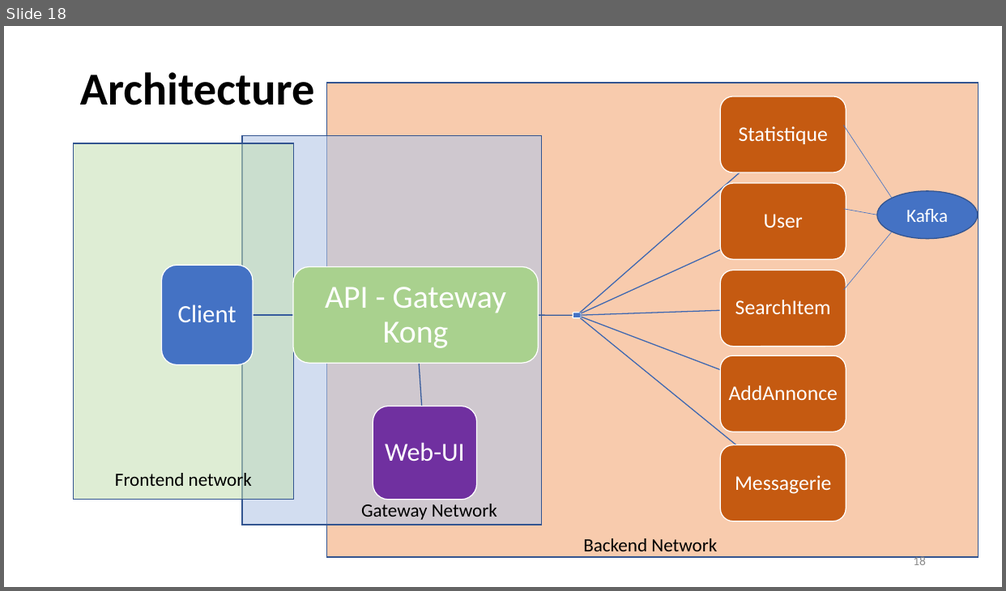
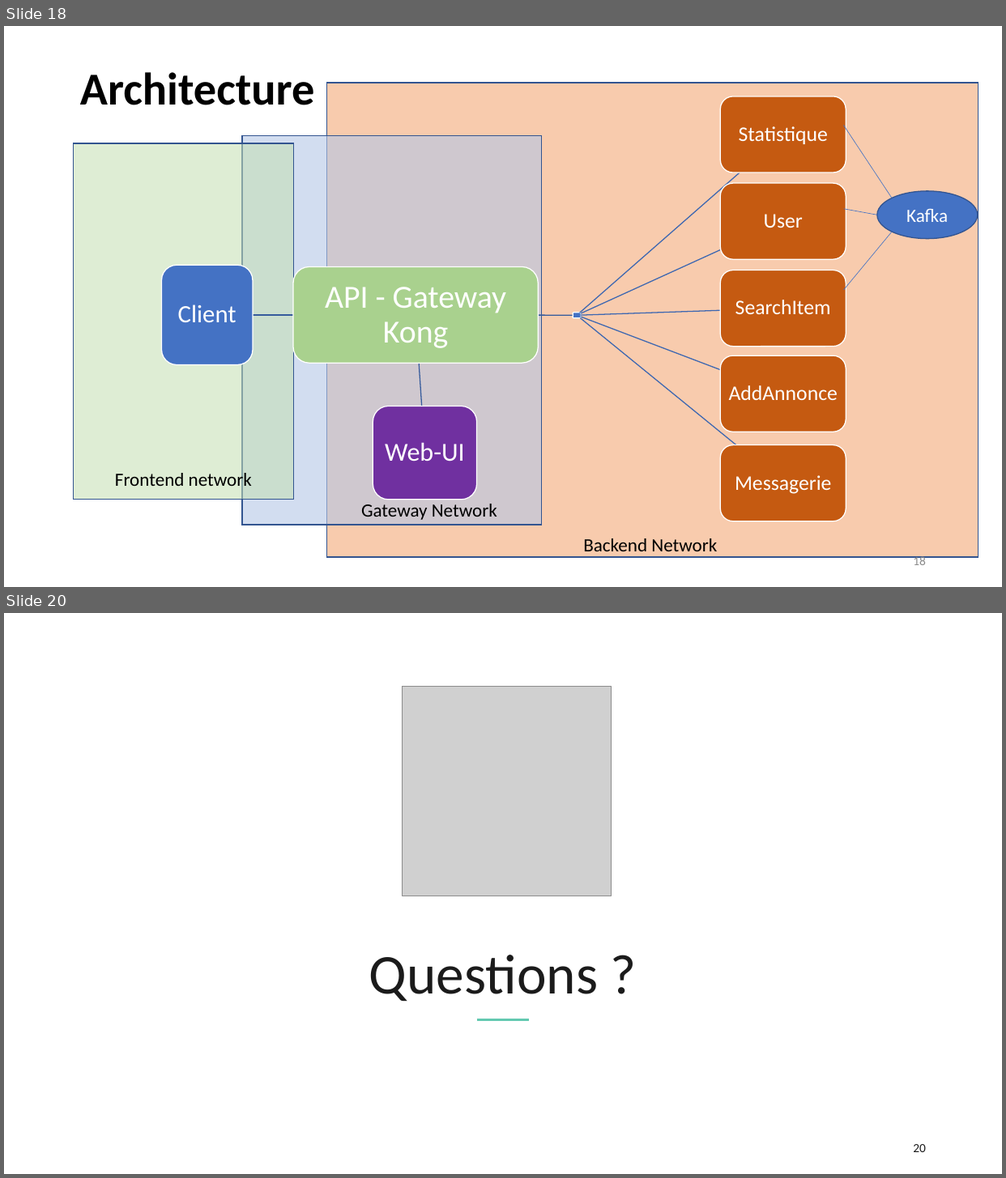
Before and after one commit to unige-pinfo-2019/PInfo1, a slide deck: Docs/UNIbay_DeskPitchFinal.pptx. Shown one above the other, each under a label of ours: slide 18 before the commit, slides 18 and 20 after it; the slides between them are not shown. The pictures are 1006x591 and 1006x1178 pixels, drawn with LibreOffice and Linux fonts; fonts in the diff are those of the drawing; grey boxes stand for pictures. Boxes give left, top, right and bottom in pixels: in the first picture for what was removed or moved away, otherwise in the second. Text is boxed around its words. In the diff, an @@ line names an element or a change of style, - is before the commit and + after.

```diff
--- a/Docs/UNIbay_DeskPitchFinal.pptx
+++ b/Docs/UNIbay_DeskPitchFinal.pptx
@@ slide 20 added at (4,613,1002,1174), background #FFFFFF @@
@@ picture added at (403,687,612,896) @@
@@ title added at (369,955,598,1001), 54 pt, text #1B1B1B @@
+Questions ?
@@ line added from (477, 1020) to (530, 1020), #63C9B1 2.25 pt @@
@@ page number added at (913,1144,926,1152), 12 pt, text #1B1B1B @@
+20
```
Also in this commit, not shown: 6 slides changed, 1 other slide added, 2 slides removed, 1 other file.
